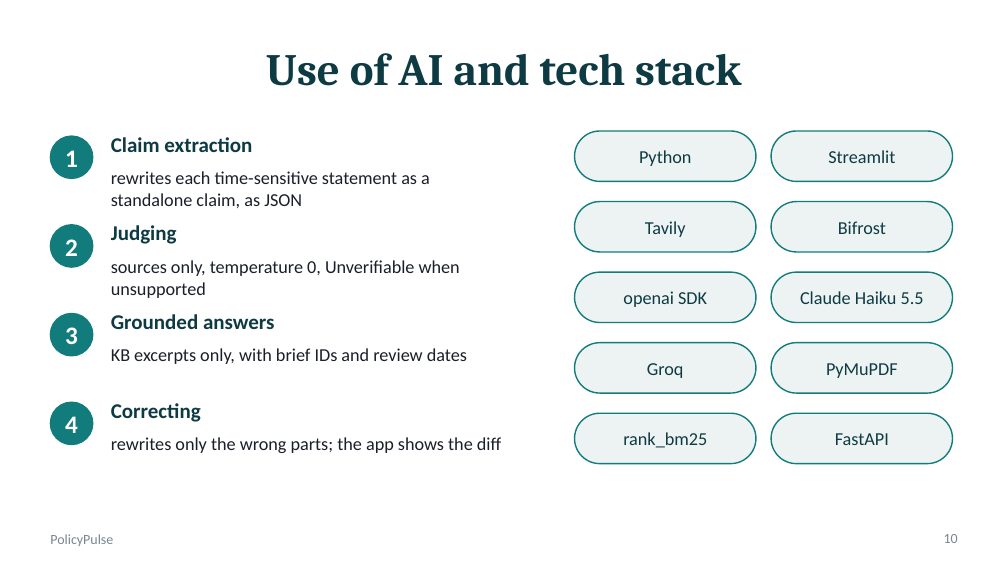
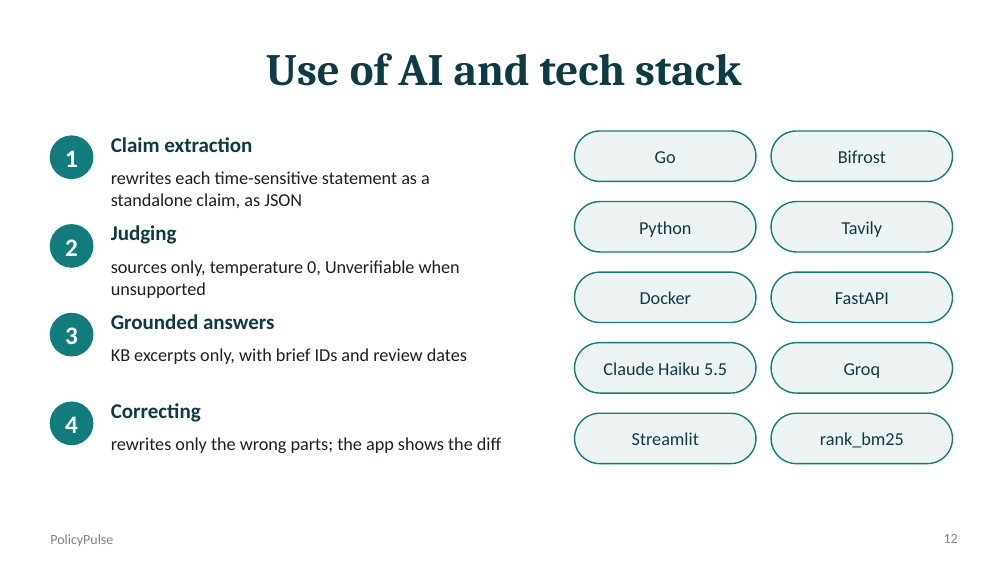
Before and after one commit to sxdkling-ops/policypulse, a slide deck: slide 12 of docs/PolicyPulse_Deck.pptx (slide 10 before the commit). Drawn at 1008x567 pixels with LibreOffice and Linux fonts; fonts in the diff are those of the drawing. Boxes give left, top, right and bottom in pixels: in the first picture for what was removed or moved away, otherwise in the second. Text is boxed around its words. In the diff, an @@ line names an element or a change of style, - is before the commit and + after.

Commit message:
Freshness Guard: a Bifrost plugin that checks answers for stale claims
- Native Go plugin (HTTPTransportPostHook) with annotate, fix, block and off
  modes, per-request x-freshness-guard header, fail-open, and 11 tests.
- Dockerfile builds Bifrost v2.5.1 dynamically and compiles the plugin inside
  Bifrost's transports module so versions always match.
- docker compose runs Bifrost + plugin, the PolicyPulse checker and the app.
- New Freshness Guard tab; the checker opts out of its own checks.
- README and deck reworked for the Bifrost track.

```diff
--- a/docs/PolicyPulse_Deck.pptx
+++ b/docs/PolicyPulse_Deck.pptx
@@ text "Bifrost" moved from (x1=838, y1=221, x2=886, y2=234) to (x1=838, y1=150, x2=886, y2=163) @@
@@ text added at (x1=655, y1=151, x2=676, y2=163), 13 pt, text #0E3B43 @@
+Go
@@ text removed at (x1=828, y1=150, x2=895, y2=163) @@
-Streamlit
@@ text "Python" moved from (x1=639, y1=150, x2=691, y2=166) to (x1=639, y1=221, x2=691, y2=237) @@
@@ text "Tavily" moved from (x1=645, y1=221, x2=686, y2=237) to (x1=842, y1=221, x2=883, y2=237) @@
@@ text at (x1=640, y1=291, x2=691, y2=304): text changed @@
-openai SDK
+Docker
@@ text at (x1=835, y1=292, x2=889, y2=304): text changed @@
-Claude Haiku 5.5
+FastAPI
@@ text at (x1=603, y1=362, x2=727, y2=375): text changed @@
-Groq
+Claude Haiku 5.5
@@ text at (x1=844, y1=363, x2=881, y2=378): text changed @@
-PyMuPDF
+Groq
@@ text at (x1=632, y1=432, x2=699, y2=445): text changed @@
-rank_bm25
+Streamlit
@@ text at (x1=820, y1=432, x2=904, y2=448): text changed @@
-FastAPI
+rank_bm25
@@ page number at (x1=944, y1=534, x2=958, y2=543): text changed @@
-10
+12
```
Also in this commit, not shown: 5 other slides changed, 3 slides added, 1 slide removed, 20 other files.
